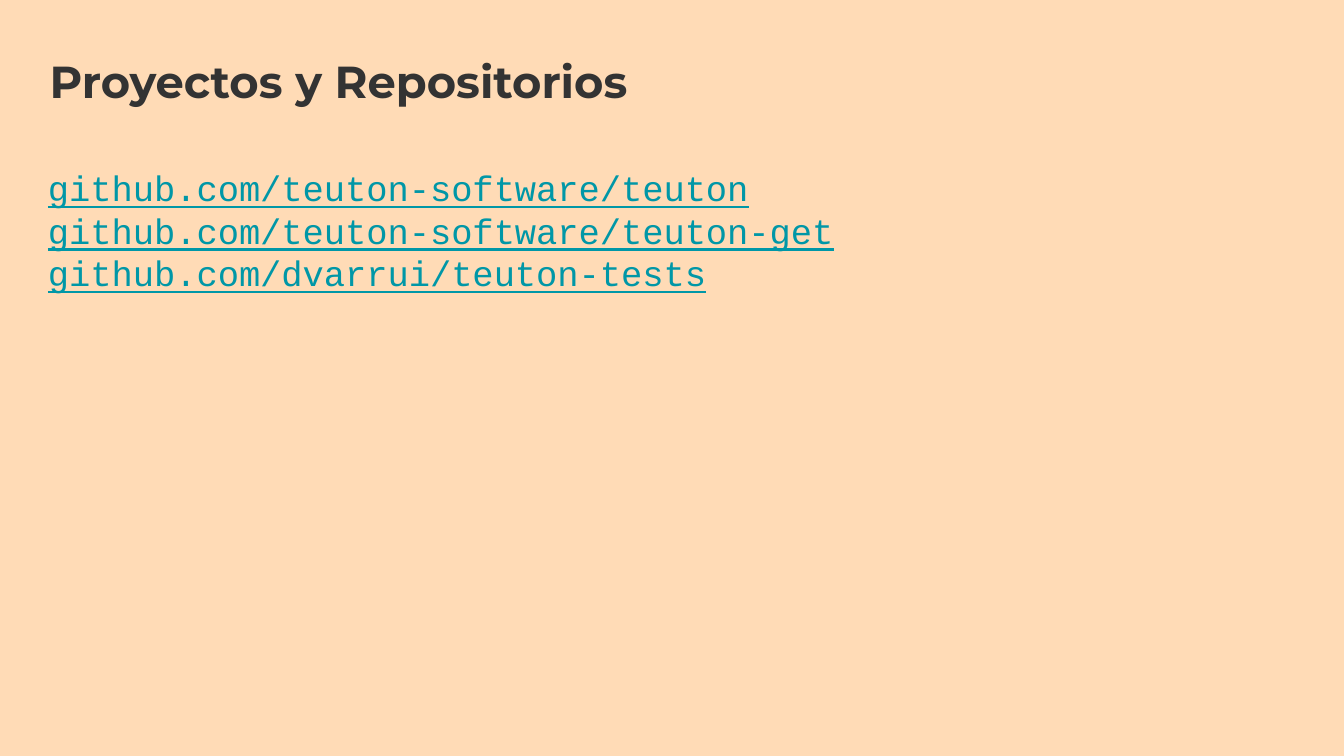
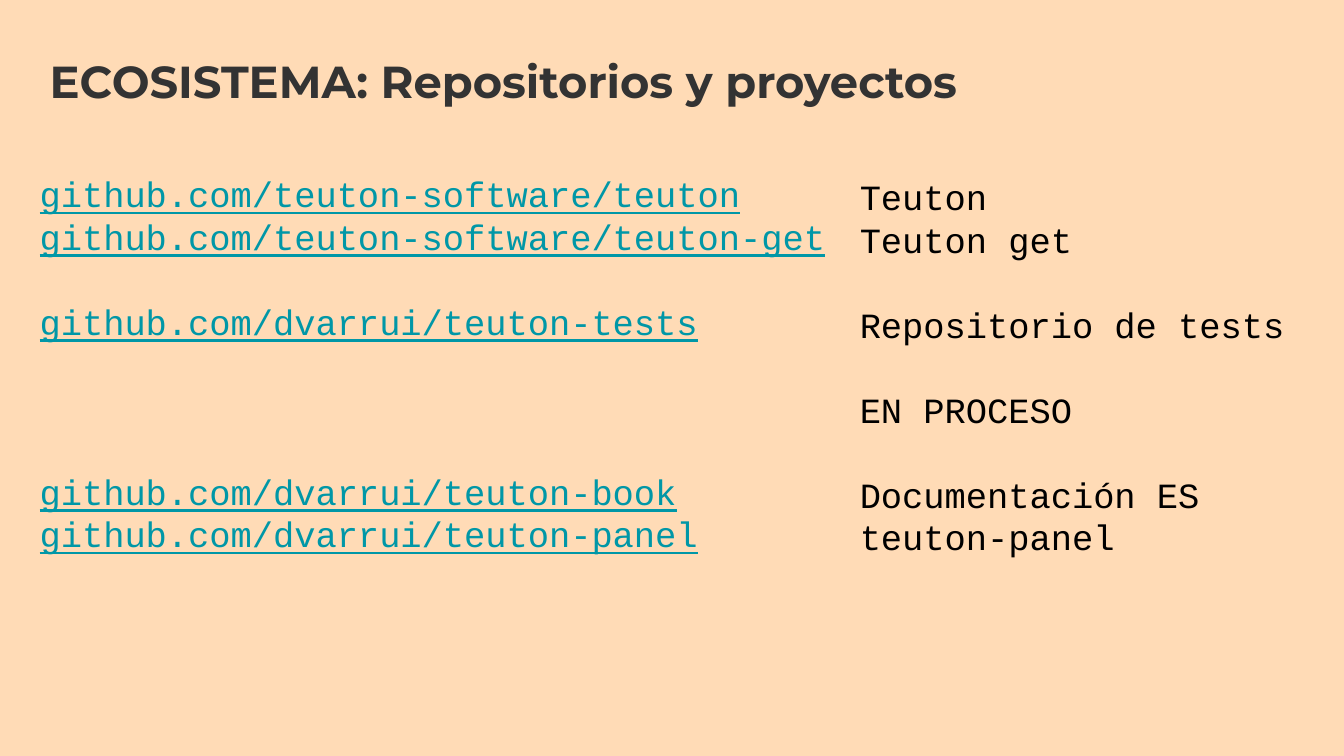
Before and after one commit to dvarrui/charlas, a slide deck: slide 34 of teuton/rubysur.2608/20260819-teuton-rubysur.odp. Drawn at 1344x756 pixels with LibreOffice and Linux fonts; fonts in the diff are those of the drawing. Boxes give left, top, right and bottom in pixels: in the first picture for what was removed or moved away, otherwise in the second. Text is boxed around its words. In the diff, an @@ line names an element or a change of style, - is before the commit and + after.

Commit message:
Update

```diff
--- a/teuton/rubysur.2608/20260819-teuton-rubysur.odp
+++ b/teuton/rubysur.2608/20260819-teuton-rubysur.odp
@@ text at <box>50,62,957,107</box>: text changed @@
-Proyectos y Repositorios
+ECOSISTEMA: Repositorios y proyectos
@@ text "github.com/teuton-software/teuton": place and size @@
-text "github.com/teuton-software/teuton" at <box>48,176,833,294</box>
+text "github.com/teuton-software/teuton" at <box>40,182,825,555</box>
@@ text added at <box>860,186,1284,558</box>, 19 pt, text #000000 @@
+Teuton
+Teuton get
+Repositorio de tests
+EN PROCESO
+Documentación ES
+teuton-panel
@@ text at <box>40,480,698,555</box>: paragraphs added @@
+github.com/dvarrui/teuton-book
+github.com/dvarrui/teuton-panel
```
Also in this commit, not shown: 5 other slides changed, 1 slide added.
